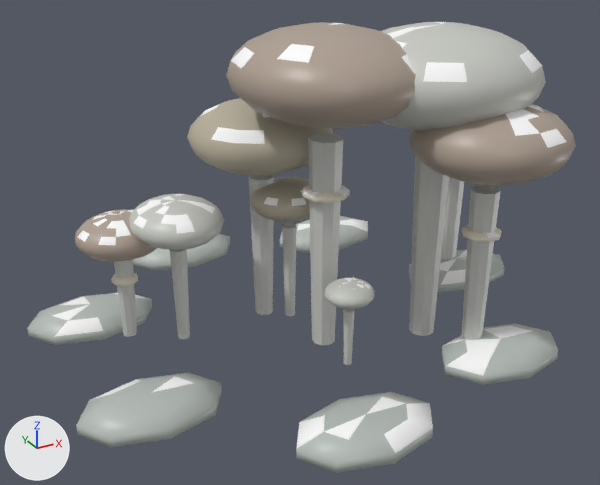
The glTF model assets/generated/mushroom_cluster_winter.glb: old version first, new version second.
The view is the same before and after, from a camera (50 mm lens) standing at (-1.077, -1.984, 1.256) and looking at (-0.015, -0.053, 0.291). The lights are fixed; the arrows at lower left show +X, +Y and +Z. The first picture is the older version. Where no turn or scale is listed for an object, it has been applied to the vertices. Vertices at exactly the same position are counted once.

The scene before the commit, as lines of its bpy script (objects in view):
```python
mat_seasonal_snow___mushroom_cluster = principled_material('Seasonal snow | mushroom_cluster')
mat_seasonal_snow___mushroom_cluster.base_color = (1.0, 1.0, 1.0)  # white #ffffff
mat_seasonal_snow___mushroom_cluster.roughness = 0.78
me_cone_012 = bpy.data.meshes.new('Cone.012')
me_cone_012.from_pydata(...)  # 3591 vertices, 5782 faces; spans x -0.75..0.82, y -0.73..0.73, z -0.01..0.92
# faces by material slot: [281, 799, 1062, 1192, 807, 803, 413, 425]
me_cone_012.materials.append(mat_mushroom___ivory_stem___winter)  # light grey #cdceca
me_cone_012.materials.append(mat_mushroom___russet_cap___winter)  # beige #afa093
me_cone_012.materials.append(mat_mushroom___gills___winter)  # beige #ad9e8e
me_cone_012.materials.append(mat_mushroom___veil_ring___winter)  # pale yellow #eae3d1
me_cone_012.materials.append(mat_mushroom___ochre_cap___winter)  # grey #bab19e
me_cone_012.materials.append(mat_mushroom___pale_cap___winter)  # light grey #c8cac4
me_cone_012.materials.append(mat_moss___damp_green___winter)  # light grey #b8bfba
me_cone_012.materials.append(mat_seasonal_snow___mushroom_cluster)  # white #ffffff
ob_mushroom_cluster_winter = bpy.data.objects.new('mushroom_cluster_winter', me_cone_012)
ob_mushroom_cluster_winter.location = (0.0, 0.0, 0.0)
```
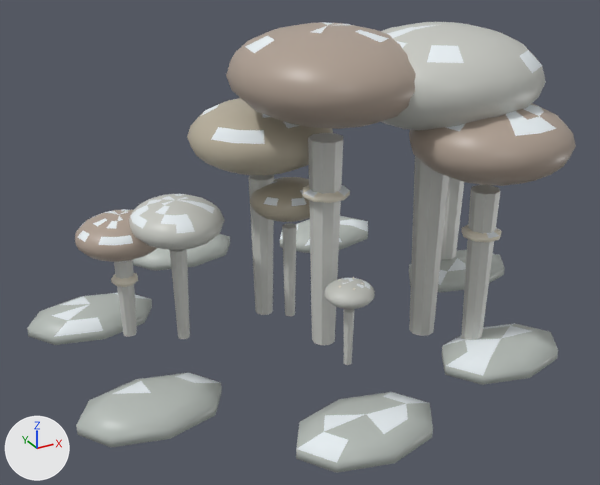
Location of each change, [x1, y1, x2, y2] in pixels of the pictures (600 x 485 px; the box of a moved part takes in the faces that stretch with it):
'mushroom_cluster_winter', recoloured
    both: [52, 22, 569, 465]
part 1 of me_cone_012, moved or reshaped
    both: [76, 22, 558, 473]
part 2 of me_cone_012, moved or reshaped
    both: [27, 216, 368, 345]
part 3 of me_cone_012, moved or reshaped
    both: [409, 250, 505, 292]
part 4 of me_cone_012, recoloured
    both: [80, 22, 556, 245]
part 5 of me_cone_012, recoloured
    both: [283, 121, 299, 128]
part 6 of me_cone_012, recoloured
    before: [129, 66, 543, 290]
    after: [130, 28, 542, 289]
part 7 of me_cone_012, recoloured
    before: [54, 242, 483, 465]
    after: [52, 219, 512, 463]
part 8 of me_cone_012, recoloured
    both: [93, 23, 567, 237]
part 9 of me_cone_012, recoloured
    before: [133, 41, 542, 289]
    after: [139, 26, 528, 286]
part 10 of me_cone_012, recoloured
    before: [62, 219, 352, 305]

The edits, one by one:
Material 'Seasonal snow | mushroom_cluster' (mat_seasonal_snow___mushroom_cluster) changes colour from white #ffffff to white #eaf1f5; in linear values from (1.0, 1.0, 1.0) to (0.82, 0.88, 0.91).
me_cone_012 has 3591 vertices, 5782 faces and spans x -0.75..0.82, y -0.73..0.73, z -0.01..0.92.
me_cone_012 is used by ob_mushroom_cluster_winter; location (0.0, 0.0, 0.0).
me_cone_012 part 1: 545 of 3591 vertices moved; they spanned x -0.75..0.58, y -0.73..0.22, z -0.01..0.91 and now span x -0.75..0.58, y -0.73..0.35, z -0.01..0.91; mean shift (0.0, 0.0, 0.0); largest move (-0.01, -0.15, 0.77) -> (0.39, -0.41, 0.0).
me_cone_012 part 2: 102 of 3591 vertices moved; they spanned x -0.75..0.58, y 0.15..0.73, z -0.01..0.08 and now span x -0.75..0.62, y 0.08..0.73, z -0.01..0.08; mean shift (0.01, 0.0, 0.0); largest move (-0.48, 0.32, 0.07) -> (-0.14, 0.68, 0.0).
me_cone_012 part 3: 34 of 3591 vertices moved; they spanned x 0.43..0.81, y -0.12..0.12, z -0.01..0.08 and now span x 0.28..0.81, y -0.12..0.12, z -0.01..0.68; mean shift (-0.01, -0.01, 0.02); largest move (0.7, 0.05, 0.07) -> (0.28, -0.11, 0.68).
me_cone_012 part 4: 38 faces spanning x -0.6..0.42, y -0.59..0.24, z 0.36..0.92 switch from mat_mushroom___russet_cap___winter (beige #afa093) to mat_seasonal_snow___mushroom_cluster (white #eaf1f5).
me_cone_012 part 5: 16 faces spanning x -0.07..0.81, y -0.1..0.26, z 0.65..0.76 switch from mat_mushroom___ochre_cap___winter (grey #bab19e) to mat_seasonal_snow___mushroom_cluster (white #eaf1f5).
me_cone_012 part 6: 39 faces spanning x -0.47..0.47, y -0.5..0.12, z 0.25..0.91 switch from mat_mushroom___pale_cap___winter (light grey #c8cac4) to mat_seasonal_snow___mushroom_cluster (white #eaf1f5).
me_cone_012 part 7: 29 faces spanning x -0.69..0.81, y -0.69..0.73, z 0.05..0.08 switch from mat_moss___damp_green___winter (light grey #b8bfba) to mat_seasonal_snow___mushroom_cluster (white #eaf1f5).
me_cone_012 part 8: 41 faces spanning x -0.55..0.53, y -0.62..0.23, z 0.38..0.92 switch from mat_seasonal_snow___mushroom_cluster (white #ffffff) to mat_mushroom___russet_cap___winter (beige #afa093).
me_cone_012 part 9: 21 faces spanning x -0.46..0.44, y -0.46..0.12, z 0.26..0.91 switch from mat_seasonal_snow___mushroom_cluster (white #ffffff) to mat_mushroom___pale_cap___winter (light grey #c8cac4).
me_cone_012 part 10: 4 faces spanning x -0.68..0.5, y 0.27..0.66, z -0.01..0.0 switch from mat_seasonal_snow___mushroom_cluster (white #ffffff) to mat_moss___damp_green___winter (light grey #b8bfba).
